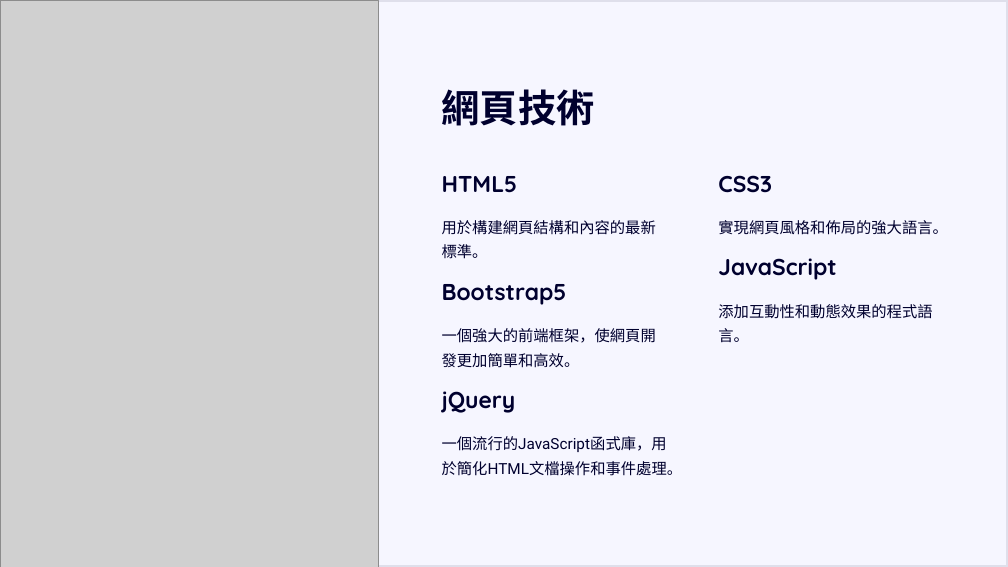
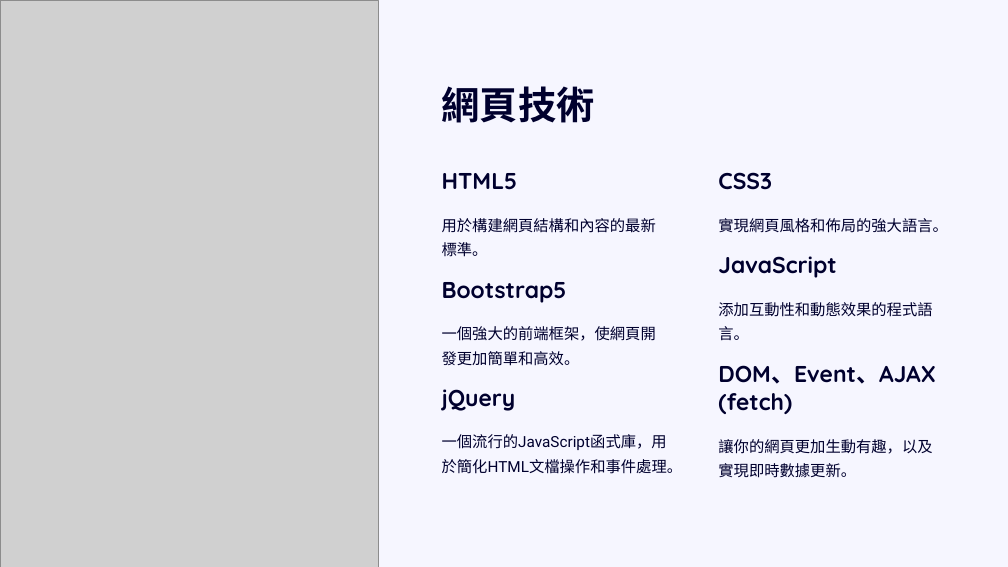
Before and after one commit to hkchukk/hkmy, a slide deck: slide 4 of hkmy-01157165+01157163.pptx. Drawn at 1008x567 pixels with LibreOffice and Linux fonts; fonts in the diff are those of the drawing; grey boxes stand for pictures; background and template pictures are left out. Boxes give left, top, right and bottom in pixels: in the first picture for what was removed or moved away, otherwise in the second. Text is boxed around its words. In the diff, an @@ line names an element or a change of style, - is before the commit and + after.

```diff
--- a/hkmy-01157165+01157163.pptx
+++ b/hkmy-01157165+01157163.pptx
@@ rectangle at bbox=[0, 0, 1008, 567]: outline #DFDFEB 4.37 pt to none @@
@@ text added at bbox=[718, 365, 935, 414], 26.2 pt, text #00002E, bold @@
+DOM、Event、AJAX (fetch)
@@ text added at bbox=[718, 439, 932, 478], 17.5 pt, text #00002E @@
+讓你的網頁更加生動有趣，以及實現即時數據更新。
```
Also in this commit, not shown: 1 other slide changed, 26 other files.
